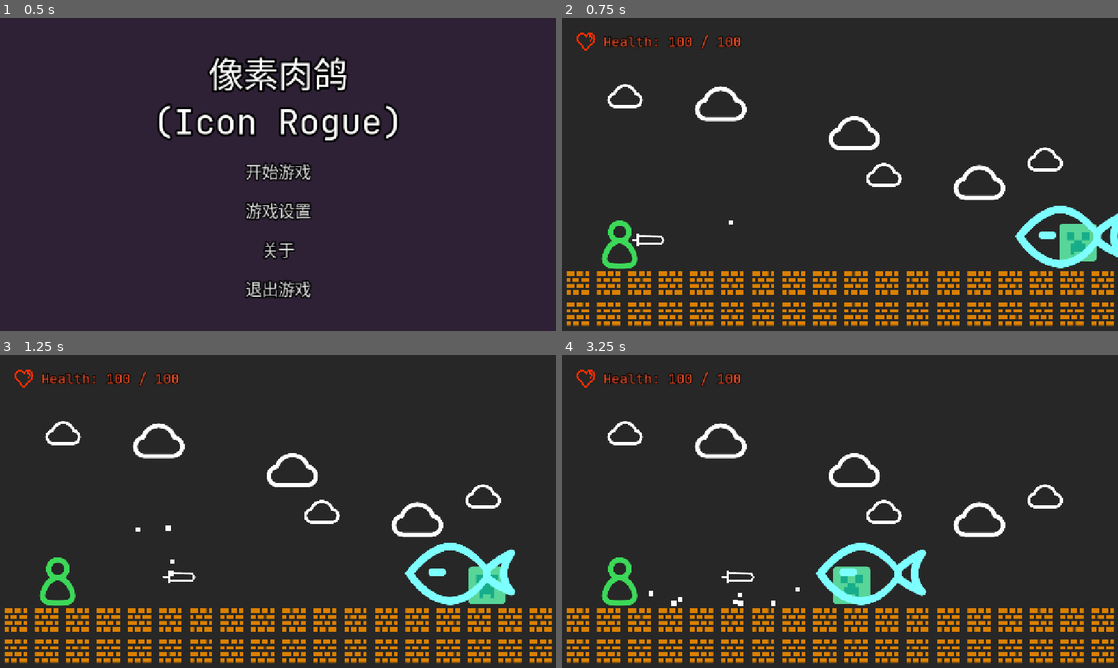
Above: before the commit, frames 1-4 (two rows, left to right).
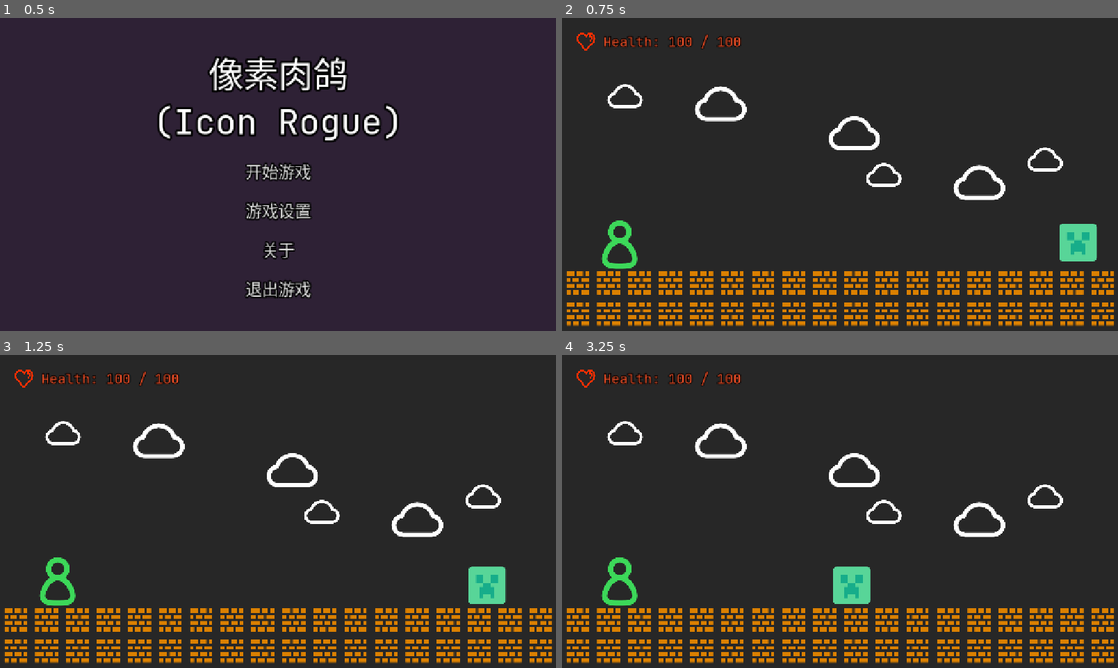
Above: after the commit, the same moments.

Repository: qingzhixing/Icon-Rogue
Game: Godot game, scene res://scene/start_page.tscn
Two runs of this game, one before a commit and one after it. Both use one fixed random seed, a clock stepped at 60 frames per second and the inputs below.
Inputs:
- Up to frame 1 (0.5 s): no input
- Up to frame 2 (0.75 s): click "开始游戏" at 0.5 s
- Up to frame 3 (1.25 s): no input
- Up to frame 4 (3.25 s): no input

Frame 1 is identical in both runs. In frame 2, 1.4% of the frame differs, in the area x 12-100%, y 60-80%; in frame 3, 1.5%; in frame 4, 1.6%, in the area x 15-66%, y 60-81%.

Commit message:
😈 实现受伤和爆炸的粒子效果

Diff:
--- /dev/null
+++ b/prefabs/animation/particles/explosion_particle.tscn
@@ -0,0 +1,47 @@
+[gd_scene load_steps=6 format=3 uid="uid://ldgk6xu6plye"]
+
+[sub_resource type="Gradient" id="Gradient_cq7mu"]
+offsets = PackedFloat32Array(0, 0.749491, 0.936864)
+colors = PackedColorArray(0, 0.908545, 0.238018, 1, 1, 0.516754, 0.34739, 1, 0.611766, 0.611766, 0.611766, 1)
+
+[sub_resource type="GradientTexture1D" id="GradientTexture1D_50qnk"]
+gradient = SubResource("Gradient_cq7mu")
+
+[sub_resource type="Curve" id="Curve_cq7mu"]
+_data = [Vector2(0, 1), 0.0, 0.0, 0, 0, Vector2(0.806298, 1), 0.0, 0.0, 0, 0, Vector2(1, 0.223559), 0.0, 0.0, 0, 0]
+point_count = 3
+
+[sub_resource type="CurveTexture" id="CurveTexture_50qnk"]
+curve = SubResource("Curve_cq7mu")
+
+[sub_resource type="ParticleProcessMaterial" id="ParticleProcessMaterial_cq7mu"]
+particle_flag_disable_z = true
+emission_shape = 2
+emission_sphere_radius = 35.69
+angular_velocity_min = -15.13
+angular_velocity_max = 17.65
+orbit_velocity_min = -0.182
+orbit_velocity_max = 0.168
+radial_velocity_min = 487.83
+radial_velocity_max = 712.95
+gravity = Vector3(0, 0, 0)
+scale_min = 8.0
+scale_max = 15.0
+scale_curve = SubResource("CurveTexture_50qnk")
+color = Color(0.719633, 0.719633, 0.719633, 1)
+color_ramp = SubResource("GradientTexture1D_50qnk")
+collision_mode = 1
+collision_friction = 0.0
+collision_bounce = 0.0
+collision_use_scale = true
+
+[node name="Explosion Particle" type="GPUParticles2D"]
+process_mode = 3
+light_mask = 2
+visibility_layer = 2
+emitting = false
+amount = 60
+lifetime = 0.65
+one_shot = true
+explosiveness = 1.0
+process_material = SubResource("ParticleProcessMaterial_cq7mu")
--- a/prefabs/animation/particles/gpu_injuered_particle.tscn
+++ /dev/null
@@ -1,31 +0,0 @@
-[gd_scene load_steps=4 format=3 uid="uid://dwumofg7675p6"]
-
-[sub_resource type="Curve" id="Curve_21fkn"]
-_data = [Vector2(0.0302491, 1), 0.0, 0.0, 0, 0, Vector2(0.930605, 0.463768), 0.0, 0.0, 0, 0]
-point_count = 2
-
-[sub_resource type="CurveTexture" id="CurveTexture_gjhlx"]
-curve = SubResource("Curve_21fkn")
-
-[sub_resource type="ParticleProcessMaterial" id="ParticleProcessMaterial_21fkn"]
-particle_flag_disable_z = true
-emission_shape = 2
-emission_sphere_radius = 39.63
-spread = 180.0
-angular_velocity_min = -1.60933e-05
-angular_velocity_max = -1.60933e-05
-radial_velocity_min = -2.23517e-05
-radial_velocity_max = 145.99
-radial_velocity_curve = SubResource("CurveTexture_gjhlx")
-gravity = Vector3(0, 98, 0)
-scale_min = 10.0
-scale_max = 10.0
-collision_mode = 1
-collision_friction = 0.0
-collision_bounce = 0.5
-
-[node name="GPUParticles2D" type="GPUParticles2D"]
-lifetime = 3.0
-explosiveness = 0.43
-trail_lifetime = 4.71
-process_material = SubResource("ParticleProcessMaterial_21fkn")
--- /dev/null
+++ b/prefabs/animation/particles/injuered_particle.tscn
@@ -0,0 +1,55 @@
+[gd_scene load_steps=8 format=3 uid="uid://dwumofg7675p6"]
+
+[sub_resource type="Gradient" id="Gradient_21fkn"]
+offsets = PackedFloat32Array(0, 0.810591)
+colors = PackedColorArray(1, 1, 1, 1, 0.519348, 0.519348, 0.519348, 1)
+
+[sub_resource type="GradientTexture1D" id="GradientTexture1D_gjhlx"]
+gradient = SubResource("Gradient_21fkn")
+
+[sub_resource type="Curve" id="Curve_21fkn"]
+_data = [Vector2(0.0302491, 1), 0.0, 0.0, 0, 0, Vector2(0.930605, 0.463768), 0.0, 0.0, 0, 0]
+point_count = 2
+
+[sub_resource type="CurveTexture" id="CurveTexture_gjhlx"]
+curve = SubResource("Curve_21fkn")
+
+[sub_resource type="Curve" id="Curve_gjhlx"]
+_data = [Vector2(0, 1), 0.0, 0.0, 0, 0, Vector2(0.789122, 0.992811), 0.0, 0.0, 0, 0, Vector2(1, 0.2631), 0.0, 0.0, 0, 0]
+point_count = 3
+
+[sub_resource type="CurveTexture" id="CurveTexture_6eks5"]
+curve = SubResource("Curve_gjhlx")
+
+[sub_resource type="ParticleProcessMaterial" id="ParticleProcessMaterial_21fkn"]
+lifetime_randomness = 0.24
+particle_flag_disable_z = true
+emission_shape_scale = Vector3(0.5, 0.5, 0.5)
+emission_shape = 2
+emission_sphere_radius = 38.26
+spread = 180.0
+angular_velocity_min = -78.18
+angular_velocity_max = 68.1
+radial_velocity_min = 70.05
+radial_velocity_max = 269.7
+radial_velocity_curve = SubResource("CurveTexture_gjhlx")
+gravity = Vector3(0, 980, 0)
+scale_min = 5.0
+scale_max = 20.0
+scale_curve = SubResource("CurveTexture_6eks5")
+color = Color(1, 0.257283, 0.358444, 1)
+color_ramp = SubResource("GradientTexture1D_gjhlx")
+collision_mode = 1
+collision_friction = 0.32
+collision_bounce = 0.5
+collision_use_scale = true
+
+[node name="Injured Particle" type="GPUParticles2D"]
+process_mode = 3
+emitting = false
+amount = 10
+lifetime = 1.5
+one_shot = true
+explosiveness = 1.0
+trail_lifetime = 4.71
+process_material = SubResource("ParticleProcessMaterial_21fkn")
--- a/prefabs/animation/particles/particle_explosion.tscn
+++ /dev/null
@@ -1,28 +0,0 @@
-[gd_scene load_steps=3 format=3 uid="uid://ldgk6xu6plye"]
-
-[sub_resource type="Curve" id="Curve_mk66x"]
-_data = [Vector2(0, 1), 0.0, 0.0, 0, 0, Vector2(0.666102, 0.671406), 0.0, 0.0, 0, 0, Vector2(1, 0.212528), 0.0, 0.0, 0, 0]
-point_count = 3
-
-[sub_resource type="Gradient" id="Gradient_3h313"]
-offsets = PackedFloat32Array(0.0114504, 0.637405)
-colors = PackedColorArray(0.717647, 0.192157, 0.854902, 1, 0.341352, 0.45133, 0.903751, 1)
-
-[node name="ParticleExplosion" type="CPUParticles2D"]
-light_mask = 2
-visibility_layer = 2
-emitting = false
-amount = 20
-lifetime = 0.65
-one_shot = true
-explosiveness = 1.0
-spread = 180.0
-gravity = Vector2(0, 0)
-initial_velocity_min = 150.0
-initial_velocity_max = 180.0
-angular_velocity_min = -15.15
-angular_velocity_max = 30.32
-scale_amount_min = 10.0
-scale_amount_max = 15.0
-scale_amount_curve = SubResource("Curve_mk66x")
-color_ramp = SubResource("Gradient_3h313")
--- a/prefabs/animation/particles/particle_injured.tscn
+++ /dev/null
@@ -1,27 +0,0 @@
-[gd_scene load_steps=3 format=3 uid="uid://fwikehji44pu"]
-
-[sub_resource type="Curve" id="Curve_h6qik"]
-_data = [Vector2(0, 0.986309), 0.0, 0.0, 0, 0, Vector2(0.354237, 1), 0.0, 0.0, 0, 0, Vector2(1, 0.541338), 0.0, 0.0, 0, 0]
-point_count = 3
-
-[sub_resource type="Gradient" id="Gradient_5tmem"]
-offsets = PackedFloat32Array(0, 0.931298)
-colors = PackedColorArray(0.908163, 0.908163, 0.908163, 1, 0.581434, 0.581434, 0.581434, 1)
-
-[node name="ParticleInjured" type="CPUParticles2D"]
-rotation = 1.5708
-emitting = false
-lifetime = 0.4
-one_shot = true
-explosiveness = 1.0
-emission_shape = 1
-emission_sphere_radius = 40.0
-spread = 42.47
-gravity = Vector2(0, 500)
-initial_velocity_min = 150.0
-initial_velocity_max = 300.0
-scale_amount_min = 10.0
-scale_amount_max = 13.0
-scale_amount_curve = SubResource("Curve_h6qik")
-color = Color(0.886008, 0.0979644, 0.126909, 1)
-color_ramp = SubResource("Gradient_5tmem")
--- a/prefabs/sprite/entity/enemy/explode.tscn
+++ b/prefabs/sprite/entity/enemy/explode.tscn
@@ -1,149 +1,23 @@
-[gd_scene load_steps=8 format=3 uid="uid://dpl67feoxnf11"]
+[gd_scene load_steps=5 format=3 uid="uid://dpl67feoxnf11"]
 
-[ext_resource type="Texture2D" uid="uid://pppou07anly6" path="res://assets/sprite/entity/enemy/explode.png" id="1_ptjiq"]
 [ext_resource type="Script" uid="uid://dtqgpfm5ommaw" path="res://script/entity/enemy/explode.gd" id="1_vlxgw"]
+[ext_resource type="PackedScene" uid="uid://ldgk6xu6plye" path="res://prefabs/animation/particles/explosion_particle.tscn" id="2_ql5h0"]
 [ext_resource type="Script" uid="uid://bd1oxv0hkmcqm" path="res://script/entity/entity_data.gd" id="3_mcdmu"]
 
-[sub_resource type="Animation" id="Animation_2qe4e"]
-resource_name = "Explode"
-length = 0.3
-step = 0.01
-tracks/0/type = "bezier"
-tracks/0/imported = false
-tracks/0/enabled = true
-tracks/0/path = NodePath("Explode Sprite:rotation")
-tracks/0/interp = 1
-tracks/0/loop_wrap = true
-tracks/0/keys = {
-"handle_modes": PackedInt32Array(0, 0),
-"points": PackedFloat32Array(0, -0.25, 0, 0.25, 0, 1.8, -0.25, 0, 0.25, 0),
-"times": PackedFloat32Array(0, 0.3)
-}
-tracks/1/type = "bezier"
-tracks/1/imported = false
-tracks/1/enabled = true
-tracks/1/path = NodePath("Explode Sprite:scale:x")
-tracks/1/interp = 1
-tracks/1/loop_wrap = true
-tracks/1/keys = {
-"handle_modes": PackedInt32Array(0, 0),
-"points": PackedFloat32Array(0.366667, -0.25, 0, 0.25, 0, 0.938889, -0.25, 0, 0.25, 0),
-"times": PackedFloat32Array(0, 0.3)
-}
-tracks/2/type = "bezier"
-tracks/2/imported = false
-tracks/2/enabled = true
-tracks/2/path = NodePath("Explode Sprite:scale:y")
-tracks/2/interp = 1
-tracks/2/loop_wrap = true
-tracks/2/keys = {
-"handle_modes": PackedInt32Array(0, 0),
-"points": PackedFloat32Array(0.366667, -0.25, 0, 0.25, 0, 0.938889, -0.25, 0, 0.25, 0),
-"times": PackedFloat32Array(0, 0.3)
-}
-tracks/3/type = "bezier"
-tracks/3/imported = false
-tracks/3/enabled = true
-tracks/3/path = NodePath("Area2D/CollisionShape2D:scale:x")
-tracks/3/interp = 1
-tracks/3/loop_wrap = true
-tracks/3/keys = {
-"handle_modes": PackedInt32Array(0, 0),
-"points": PackedFloat32Array(1, -0.25, 0, 0.25, 0, 2.725, -0.25, 0, 0.25, 0),
-"times": PackedFloat32Array(0, 0.3)
-}
-tracks/4/type = "bezier"
-tracks/4/imported = false
-tracks/4/enabled = true
-tracks/4/path = NodePath("Area2D/CollisionShape2D:scale:y")
-tracks/4/interp = 1
-tracks/4/loop_wrap = true
-tracks/4/keys = {
-"handle_modes": PackedInt32Array(0, 0),
-"points": PackedFloat32Array(1, -0.25, 0, 0.25, 0, 2.725, -0.25, 0, 0.25, 0),
-"times": PackedFloat32Array(0, 0.3)
-}
-tracks/5/type = "method"
-tracks/5/imported = false
-tracks/5/enabled = true
-tracks/5/path = NodePath(".")
-tracks/5/interp = 1
-tracks/5/loop_wrap = true
-tracks/5/keys = {
-"times": PackedFloat32Array(0.3),
-"transitions": PackedFloat32Array(1),
-"values": [{
-"args": [],
-"method": &"on_end_explosion"
-}]
-}
-
-[sub_resource type="Animation" id="Animation_5qpfr"]
-length = 0.5
-tracks/0/type = "bezier"
-tracks/0/imported = false
-tracks/0/enabled = true
-tracks/0/path = NodePath("Explode Sprite:rotation")
-tracks/0/interp = 1
-tracks/0/loop_wrap = true
-tracks/0/keys = {
-"handle_modes": PackedInt32Array(0),
-"points": PackedFloat32Array(0, -0.25, 0, 0.25, 0),
-"times": PackedFloat32Array(0)
-}
-tracks/1/type = "bezier"
-tracks/1/imported = false
-tracks/1/enabled = true
-tracks/1/path = NodePath("Explode Sprite:scale:x")
-tracks/1/interp = 1
-tracks/1/loop_wrap = true
-tracks/1/keys = {
-"handle_modes": PackedInt32Array(0),
-"points": PackedFloat32Array(0.366667, -0.25, 0, 0.25, 0),
-"times": PackedFloat32Array(0)
-}
-tracks/2/type = "bezier"
-tracks/2/imported = false
-tracks/2/enabled = true
-tracks/2/path = NodePath("Explode Sprite:scale:y")
-tracks/2/interp = 1
-tracks/2/loop_wrap = true
-tracks/2/keys = {
-"handle_modes": PackedInt32Array(0),
-"points": PackedFloat32Array(0.366667, -0.25, 0, 0.25, 0),
-"times": PackedFloat32Array(0)
-}
-
-[sub_resource type="AnimationLibrary" id="AnimationLibrary_5qpfr"]
-_data = {
-&"Explode": SubResource("Animation_2qe4e"),
-&"RESET": SubResource("Animation_5qpfr")
-}
-
-[sub_resource type="CircleShape2D" id="CircleShape2D_vlxgw"]
-radius = 32.0
+[sub_resource type="CircleShape2D" id="CircleShape2D_ql5h0"]
+radius = 112.0
 
 [node name="Explode" type="Node2D"]
 script = ExtResource("1_vlxgw")
 
-[node name="Explode Sprite" type="Sprite2D" parent="."]
-modulate = Color(0.772549, 0.341176, 0.121569, 1)
-self_modulate = Color(1, 1, 1, 0.733333)
-position = Vector2(1.14441e-05, 1.14441e-05)
-scale = Vector2(0.366667, 0.366667)
-texture = ExtResource("1_ptjiq")
-
-[node name="AnimationPlayer" type="AnimationPlayer" parent="."]
-libraries = {
-&"": SubResource("AnimationLibrary_5qpfr")
-}
+[node name="Explosion Particle" parent="." instance=ExtResource("2_ql5h0")]
 
 [node name="Area2D" type="Area2D" parent="."]
 collision_layer = 16
 collision_mask = 2
 
 [node name="CollisionShape2D" type="CollisionShape2D" parent="Area2D"]
-shape = SubResource("CircleShape2D_vlxgw")
+shape = SubResource("CircleShape2D_ql5h0")
 
 [node name="EntityData" type="Node" parent="."]
 script = ExtResource("3_mcdmu")
@@ -153,4 +27,14 @@
 knockback_velocity = Vector2(0, 0)
 metadata/_custom_type_script = "uid://bd1oxv0hkmcqm"
 
+[node name="Explode Timer" type="Timer" parent="."]
+wait_time = 0.1
+one_shot = true
+
+[node name="Visual Timer" type="Timer" parent="."]
+wait_time = 0.65
+one_shot = true
+
 [connection signal="area_entered" from="Area2D" to="." method="on_area_entered"]
+[connection signal="timeout" from="Explode Timer" to="." method="on_end_explosion"]
+[connection signal="timeout" from="Visual Timer" to="." method="on_end_vision"]
--- a/prefabs/sprite/entity/player/player.tscn
+++ b/prefabs/sprite/entity/player/player.tscn
@@ -1,10 +1,11 @@
-[gd_scene load_steps=8 format=3 uid="uid://dbr1d3ag3is1e"]
+[gd_scene load_steps=9 format=3 uid="uid://dbr1d3ag3is1e"]
 
 [ext_resource type="Texture2D" uid="uid://dcifdlgr6dggr" path="res://assets/sprite/entity/player/player.png" id="1_3up65"]
 [ext_resource type="Script" uid="uid://b4bvbt88nibg7" path="res://script/entity/player/player_controller.gd" id="1_5nvlc"]
 [ext_resource type="Script" uid="uid://bd1oxv0hkmcqm" path="res://script/entity/entity_data.gd" id="2_hcyir"]
 [ext_resource type="PackedScene" uid="uid://dc3f34qfqtswh" path="res://prefabs/animation/injured_effect.tscn" id="4_23v66"]
-[ext_resource type="PackedScene" uid="uid://fwikehji44pu" path="res://prefabs/animation/particles/particle_injured.tscn" id="5_nespj"]
+[ext_resource type="PackedScene" uid="uid://b0vnif1uqsn36" path="res://prefabs/node2d_spawner.tscn" id="5_7djjd"]
+[ext_resource type="PackedScene" uid="uid://dwumofg7675p6" path="res://prefabs/animation/particles/injuered_particle.tscn" id="5_nespj"]
 
 [sub_resource type="CapsuleShape2D" id="CapsuleShape2D_i8ryp"]
 radius = 24.0
@@ -15,7 +16,6 @@
 height = 96.0
 
 [node name="Player" type="RigidBody2D"]
-modulate = Color(0.234074, 0.846801, 0.347261, 1)
 collision_layer = 2
 can_sleep = false
 lock_rotation = true
@@ -50,9 +50,16 @@
 [node name="Injured Effect" parent="." node_paths=PackedStringArray("target") instance=ExtResource("4_23v66")]
 target = NodePath("../Sprite2D")
 
-[node name="ParticleInjured" parent="." instance=ExtResource("5_nespj")]
-z_index = 1
+[node name="Particle Injured Spawner" parent="." instance=ExtResource("5_7djjd")]
 position = Vector2(0, -64)
+target_scene = ExtResource("5_nespj")
+manually_spawn = true
+spawn_interval_sec = 0.5
+start_spawn = false
+infinity_spawn = true
+spawn_amount = 10
+enable_life_time = true
+instance_life_time_sec = 1.5
 
 [connection signal="on_damaged" from="EntityData" to="." method="on_damaged"]
 [connection signal="on_death" from="EntityData" to="." method="on_death"]
--- a/scene/game_scene.tscn
+++ b/scene/game_scene.tscn
@@ -12,7 +12,6 @@
 [ext_resource type="PackedScene" uid="uid://balgi0d8jpxym" path="res://prefabs/sprite/weapon/Sword.tscn" id="9_ojbyw"]
 [ext_resource type="PackedScene" uid="uid://bamq47f6ekvtv" path="res://prefabs/sprite/entity/enemy/creeper.tscn" id="10_w3nls"]
 [ext_resource type="PackedScene" uid="uid://disiro1pn17a" path="res://prefabs/sprite/entity/enemy/fish.tscn" id="10_x8u7y"]
-[ext_resource type="PackedScene" uid="uid://dwumofg7675p6" path="res://prefabs/animation/particles/gpu_injuered_particle.tscn" id="13_81ico"]
 
 [sub_resource type="StyleBoxEmpty" id="StyleBoxEmpty_5w0dq"]
 
@@ -321,7 +320,6 @@
 
 [node name="Player" parent="." instance=ExtResource("2_1tamk")]
 unique_name_in_owner = true
-modulate = Color(1, 1, 1, 1)
 position = Vector2(-457.25, 200)
 
 [node name="Map Elements" type="Node2D" parent="."]
@@ -484,39 +482,39 @@
 [node name="Sword Spawner" parent="." instance=ExtResource("8_c8mr4")]
 position = Vector2(-456, 135)
 target_scene = ExtResource("9_ojbyw")
+manually_spawn = true
 spawn_interval_sec = 2.0
+start_spawn = true
 infinity_spawn = true
 spawn_amount = 0
 enable_life_time = false
 instance_life_time_sec = 3.0
-start_spawn = true
 
 [node name="Creeper Spawner" parent="." instance=ExtResource("8_c8mr4")]
 position = Vector2(496, 128)
 target_scene = ExtResource("10_w3nls")
-spawn_interval_sec = 10.0
+manually_spawn = false
+spawn_interval_sec = 5.0
+start_spawn = true
 infinity_spawn = true
 spawn_amount = 0
 enable_life_time = false
 instance_life_time_sec = 3.0
-start_spawn = true
 
 [node name="Fish Spawner" parent="." instance=ExtResource("8_c8mr4")]
 position = Vector2(496, 128)
 target_scene = ExtResource("10_x8u7y")
+manually_spawn = true
 spawn_interval_sec = 15.0
+start_spawn = true
 infinity_spawn = true
 spawn_amount = 0
 enable_life_time = false
 instance_life_time_sec = 3.0
-start_spawn = true
 
 [node name="LightOccluder2D" type="LightOccluder2D" parent="."]
-position = Vector2(-248, 192)
+position = Vector2(-248, 200)
 occluder = SubResource("OccluderPolygon2D_81ico")
-
-[node name="GPUParticles2D" parent="." instance=ExtResource("13_81ico")]
-position = Vector2(-248, 64)
 
 [connection signal="pressed" from="HoverUI/Game Over Overlay/Restart Button" to="GameController" method="_on_restart_button_pressed"]
 [connection signal="toggled" from="HoverUI/Game Menu Overlay/MarginContainer/HBoxContainer/MarginContainer/VBoxContainer/CheckButton_FullScreen" to="HoverUI/Game Menu Overlay" method="_on_check_button_full_screen_toggled"]
--- a/script/entity/enemy/creeper.gd
+++ b/script/entity/enemy/creeper.gd
@@ -22,11 +22,11 @@
 		return
 	if explode_scene == null || !explode_scene.can_instantiate():
 		return ;
-	call_deferred("delay_explode")
+	delay_explode.call_deferred();
 
 func delay_explode():
 	var explode = explode_scene.instantiate() as Explode
-	get_tree().current_scene.add_child(explode)
+	get_parent().add_child(explode)
 	explode.do_explode(entity_data)
 	explode.position = position
 	SoundPlayer.play_sfx("enemy/creeper/death.ogg");
--- a/script/entity/enemy/explode.gd
+++ b/script/entity/enemy/explode.gd
@@ -1,8 +1,11 @@
-class_name Explode extends Node2D
+extends Node2D
+class_name Explode
 
-@onready var animation_player: AnimationPlayer = $AnimationPlayer
-@onready var explode_sprite: Sprite2D = $"Explode Sprite"
 @onready var entity_data: EntityData = $EntityData
+@onready var explosion_particle: GPUParticles2D = $"Explosion Particle"
+@onready var explode_timer: Timer = $"Explode Timer"
+@onready var visual_timer: Timer = $"Visual Timer"
+
 var explode_from: EntityData = null;
 
 var exploding: bool = false;
@@ -10,14 +13,14 @@
 var entered_entity: Array = [];
 
 func _ready() -> void:
-	animation_player.play("RESET");
 	exploding = false;
 
 func do_explode(from: EntityData = entity_data):
-	#explode_sprite.visible = true;
 	explode_from = from;
 	exploding = true;
-	animation_player.play("Explode");
+	explosion_particle.emitting = true;
+	explode_timer.start();
+	visual_timer.start();
 	SoundPlayer.play_sfx("explode/Explosion" + str(randi() % 5 + 1) + ".ogg");
 	pass
 
@@ -33,4 +36,7 @@
 		player.entity_data.take_damage(entity_data.attack, explode_from)
 
 func on_end_explosion() -> void:
-	queue_free()
+	exploding = false;
+
+func on_end_vision() -> void:
+	queue_free();
--- a/script/entity/player/player_controller.gd
+++ b/script/entity/player/player_controller.gd
@@ -5,7 +5,7 @@
 @onready var hover_ui: UIController = %HoverUI
 @onready var game_controller: Node = %GameController
 @onready var injured_effect: InjuredEffect = $"Injured Effect"
-@onready var particle_injured: CPUParticles2D = $ParticleInjured
+@onready var particle_injured_spawner: Node2DSpawner = $"Particle Injured Spawner"
 
 func _ready():
 	hover_ui.update_player_health_display(entity_data);
@@ -29,8 +29,10 @@
 
 func on_damaged(_damage: int, _source: EntityData) -> void:
 	SoundPlayer.play_sfx("injured/hurt" + str(randi() % 2 + 1) + ".ogg", 0.5);
+	# Spawn injured effect
+	var particle = particle_injured_spawner.spawn_instance() as GPUParticles2D;
+	particle.emitting = true;
 	injured_effect.display_effect();
-	particle_injured.emitting = true;
 	hover_ui.update_player_health_display(entity_data);
 
 func respawn():
--- a/script/game_control/node_2d_spawner.gd
+++ b/script/game_control/node_2d_spawner.gd
@@ -1,46 +1,91 @@
+@tool
 extends Node2D
-
+class_name Node2DSpawner
 @onready var spawn_timer: Timer = $"Spawn Timer"
 
-@export_category("Spawner")
-@export var target_scene: PackedScene = null;
-@export var spawn_interval_sec: float = 0.5;
-@export var infinity_spawn: bool = false;
-@export var spawn_amount: int = 10;
-@export var enable_life_time: bool = true;
-@export var instance_life_time_sec: float = 5;
-@export var start_spawn: bool = false;
+var target_scene: PackedScene
+var manually_spawn: bool = false:
+	set(value):
+		manually_spawn = value
+		notify_property_list_changed()
+
+var spawn_interval_sec: float = 0.5
+var start_spawn: bool = false
+var spawn_amount: int = 10
+var infinity_spawn: bool = false:
+	set(value):
+		infinity_spawn = value
+		notify_property_list_changed()
+var enable_life_time: bool = true:
+	set(value):
+		enable_life_time = value
+		notify_property_list_changed()
+var instance_life_time_sec: float = 5
+
+func _get_property_list() -> Array:
+	return [
+		{"name": "Spawner", "type": TYPE_NIL, "usage": PROPERTY_USAGE_CATEGORY},
+
+		{"name": "target_scene", "type": TYPE_OBJECT, "usage": PROPERTY_USAGE_DEFAULT, "hint": PROPERTY_HINT_RESOURCE_TYPE, "hint_string": "PackedScene"},
+
+		{"name": "Spawn Args", "type": TYPE_NIL, "usage": PROPERTY_USAGE_CATEGORY},
+
+		{"name": "manually_spawn", "type": TYPE_BOOL},
+		{"name": "spawn_interval_sec", "type": TYPE_FLOAT, "usage": PROPERTY_USAGE_DEFAULT if not manually_spawn else PROPERTY_USAGE_NO_EDITOR},
+		{"name": "start_spawn", "type": TYPE_BOOL, "usage": PROPERTY_USAGE_DEFAULT if not manually_spawn else PROPERTY_USAGE_NO_EDITOR},
+
+		{"name": "infinity_spawn", "type": TYPE_BOOL},
+		{"name": "spawn_amount", "type": TYPE_INT, "usage": PROPERTY_USAGE_DEFAULT if not infinity_spawn else PROPERTY_USAGE_NO_EDITOR},
+
+		{"name": "enable_life_time", "type": TYPE_BOOL},
+		{"name": "instance_life_time_sec", "type": TYPE_FLOAT, "usage": PROPERTY_USAGE_DEFAULT if enable_life_time else PROPERTY_USAGE_NO_EDITOR},
+	]
 
 signal on_finished_spawning();
 
 var _spawn_count: int = 0;
 
 func _ready():
+	if Engine.is_editor_hint():
+		return
+
 	spawn_timer.wait_time = spawn_interval_sec;
 	spawn_timer.one_shot = true;
-	spawn_timer.start();
-	if start_spawn:
-		do_spawn();
 
-func _on_spawn_timer_timeout():
-	do_spawn();
+	if !manually_spawn:
+		spawn_timer.start();
+		if start_spawn:
+			spawn_instance();
+
+func _on_spawn_timer_timeout() -> void:
+	if Engine.is_editor_hint():
+		return
+
+	if manually_spawn:
+		return ;
+	spawn_instance();
 	spawn_timer.start();
 
-func do_spawn():
+func spawn_instance() -> Node2D:
+	if Engine.is_editor_hint():
+		return null;
+
 	if !infinity_spawn && _spawn_count >= spawn_amount:
-		return ;
+		return null;
 	if target_scene == null:
-		return ;
+		return null;
 
 	# Spawn a new instance of the target scene
 	var instance = target_scene.instantiate();
 	if instance == null:
-		return ;
+		return null;
 	if !instance is Node2D:
-		return ;
+		return null;
 	instance = instance as Node2D;
 
-	get_tree().current_scene.add_child.call_deferred(instance);
+	# Add to scene(as parent's child)
+	get_parent().add_child.call_deferred(instance);
+
 	instance.position = position;
 	instance.rotation = rotation;
 
@@ -48,18 +93,20 @@
 	_spawn_count += 1;
 	if _spawn_count >= spawn_amount:
 		on_finished_spawning.emit();
+		return instance;
 
 	# Set the life time of the instance
 	if !enable_life_time:
-		return ;
+		return instance;
+
 	var _timer: Timer = Timer.new();
 	_timer.set_wait_time(instance_life_time_sec);
-	var weak_instance = weakref(instance) as Node2D;
 	_timer.timeout.connect(
 		func():
-			if is_instance_valid(weak_instance):
-				weak_instance.queue_free();
+			instance.queue_free();
 			_timer.queue_free();
 	);
 	add_child.call_deferred(_timer);
-	_timer.start();
+	_timer.start.call_deferred();
+
+	return instance;
Not shown: 1 places in scene/game_scene.tscn that only renumber resources
